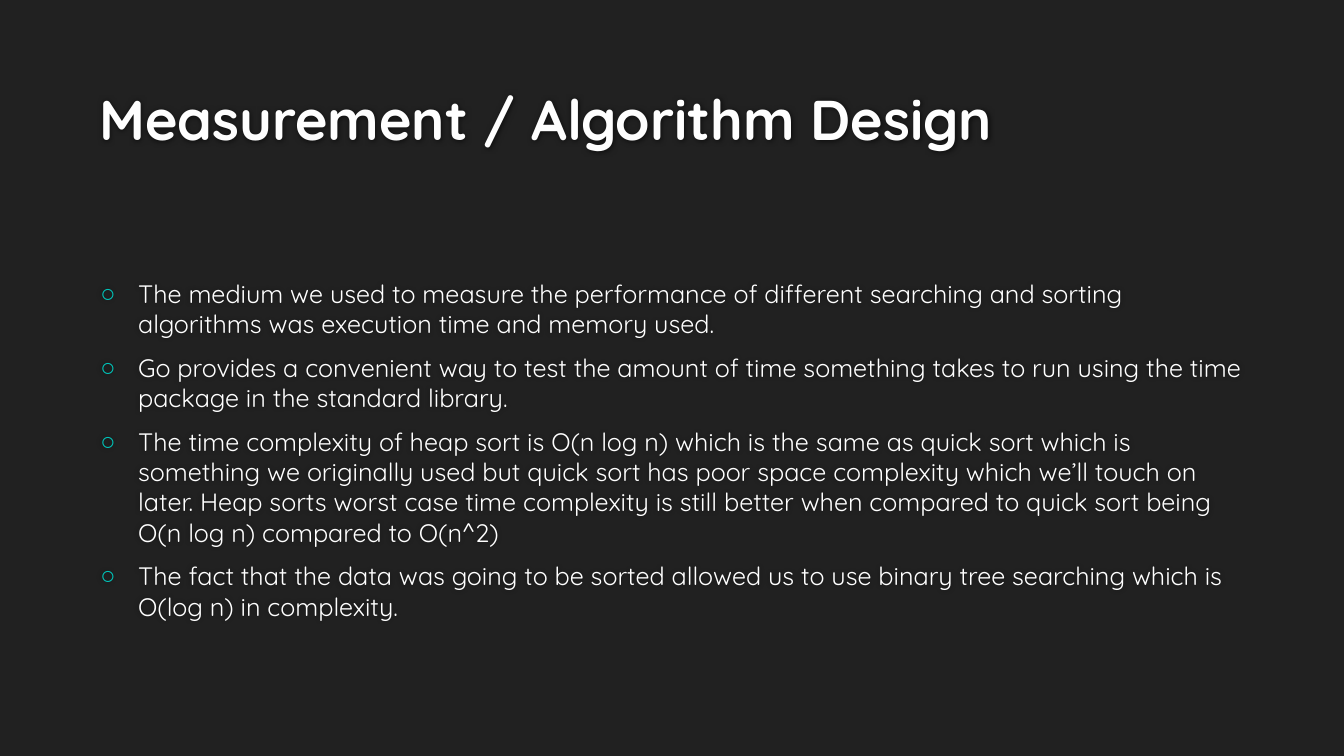
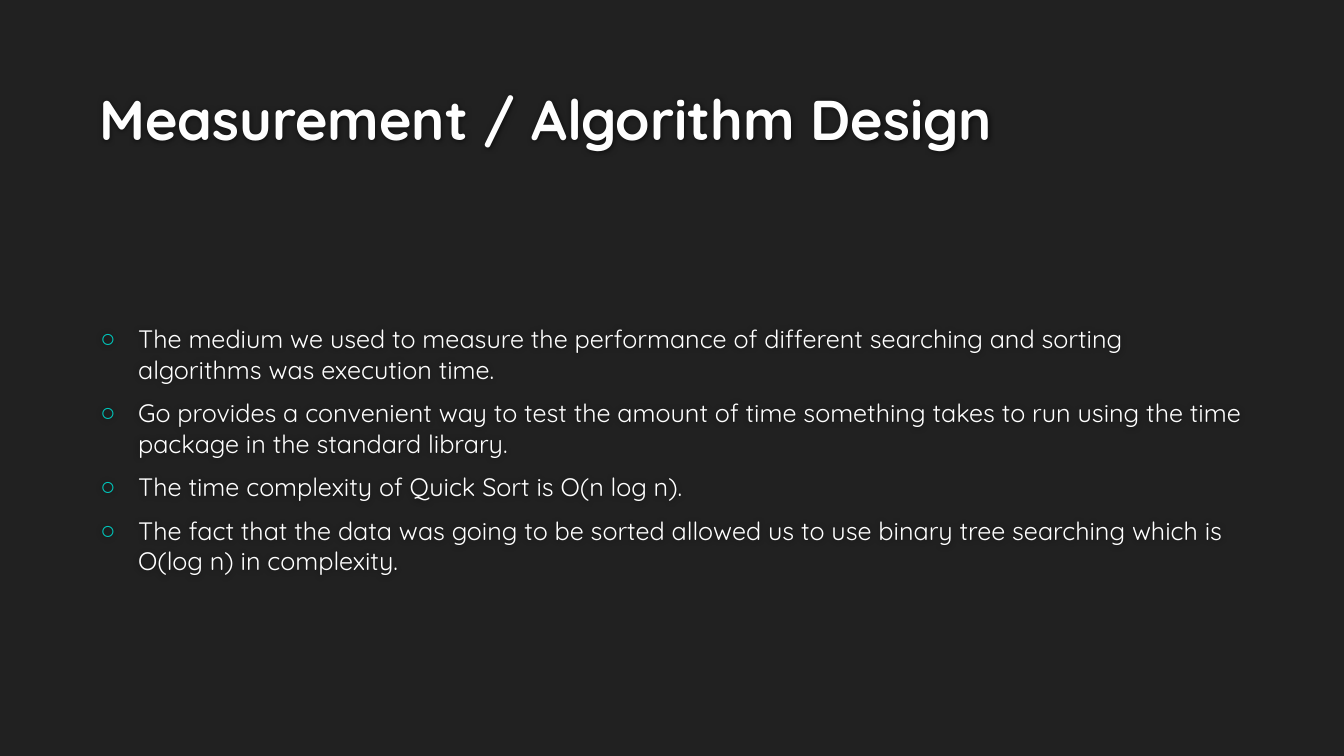
Before and after one commit to jacksongodsey/moviesearch, a slide deck: slide 5 of GROUP.pptx (slide 6 before the commit). Drawn at 1344x756 pixels with LibreOffice and Linux fonts; fonts in the diff are those of the drawing; background and template pictures are left out. Boxes give left, top, right and bottom in pixels: in the first picture for what was removed or moved away, otherwise in the second. Text is boxed around its words. In the diff, an @@ line names an element or a change of style, - is before the commit and + after.

```diff
--- a/GROUP.pptx
+++ b/GROUP.pptx
@@ text at bbox=[138, 329, 1123, 384]: text changed @@
-○ The medium we used to measure the performance of different searching and sorting algorithms was execution time and memory used.
+○ The medium we used to measure the performance of different searching and sorting algorithms was execution time.
@@ text at bbox=[138, 477, 683, 501]: text changed @@
-○ The time complexity of heap sort is O(n log n) which is the same as quick sort which is something we originally used but quick sort has poor space complexity which we’ll touch on later. Heap sorts worst case time complexity is still better when compared to quick sort being O(n log n) compared to O(n^2)
+○ The time complexity of Quick Sort is O(n log n).
```
Also in this commit, not shown: 5 other slides changed, 1 slide added, 2 slides removed, 1 other file.
